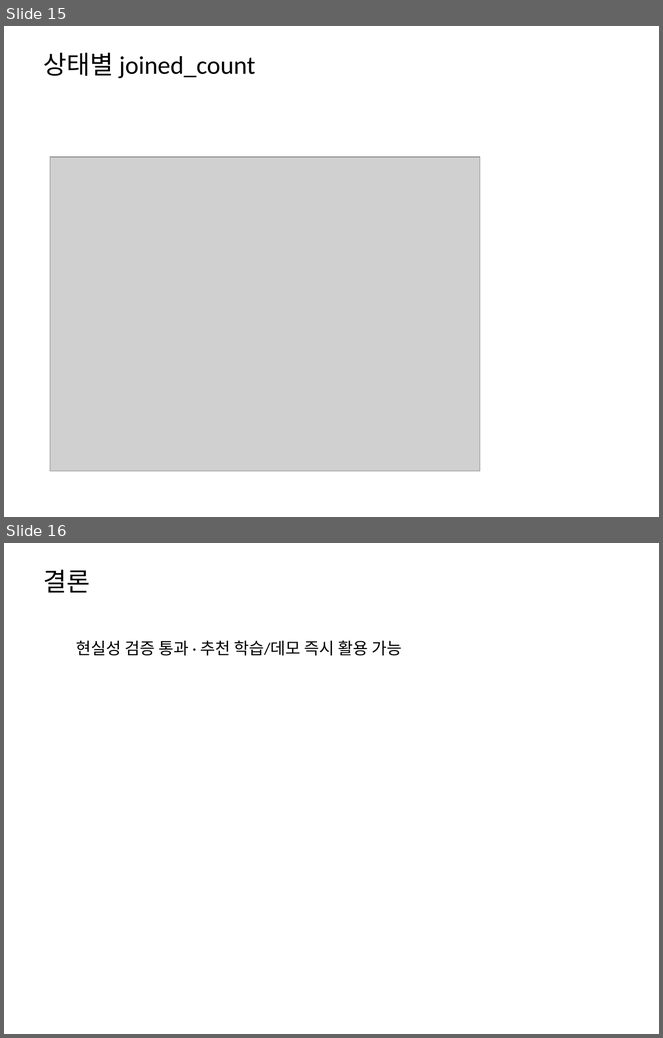
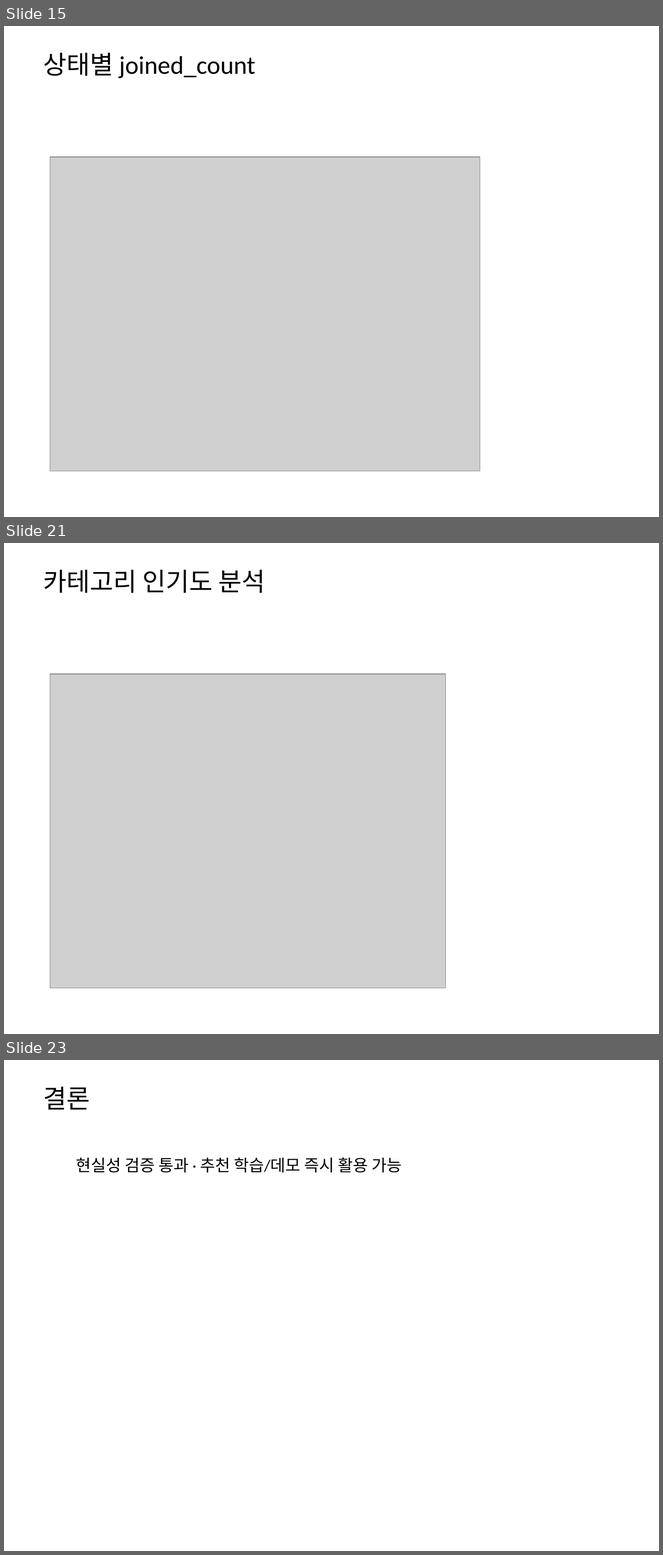
Before and after one commit to ai-sesac2-Nbbang/mogu-mogu-backend, a slide deck: scripts/mogumogu_report.pptx. Shown one above the other, each under a label of ours: slides 15 and 16 before the commit, slides 15, 21 and 23 after it; the slides between them are not shown. The pictures are 663x1038 and 663x1555 pixels, drawn with LibreOffice and Linux fonts; fonts in the diff are those of the drawing; grey boxes stand for pictures. Boxes give left, top, right and bottom in pixels: in the first picture for what was removed or moved away, otherwise in the second. Text is boxed around its words. In the diff, an @@ line names an element or a change of style, - is before the commit and + after.

```diff
--- a/scripts/mogumogu_report.pptx
+++ b/scripts/mogumogu_report.pptx
@@ slide 21 added at [4,543,659,1034], background #FFFFFF @@
@@ text added at [43,570,265,593], 28 pt, text #000000 @@
+카테고리 인기도 분석
@@ picture added at [50,674,445,989] @@
@@ what was slide 16 is now slide 23 @@
```
Also in this commit, not shown: 6 other slides added, 9 other files.
